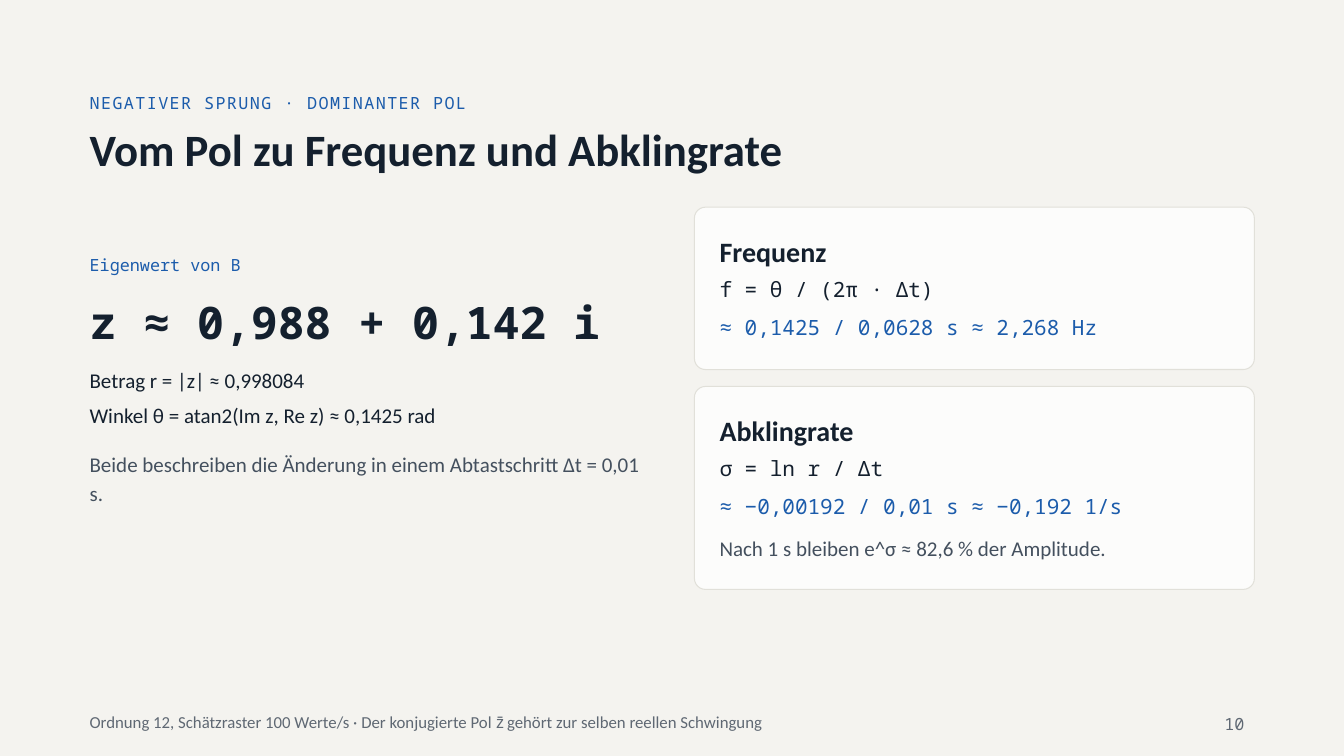
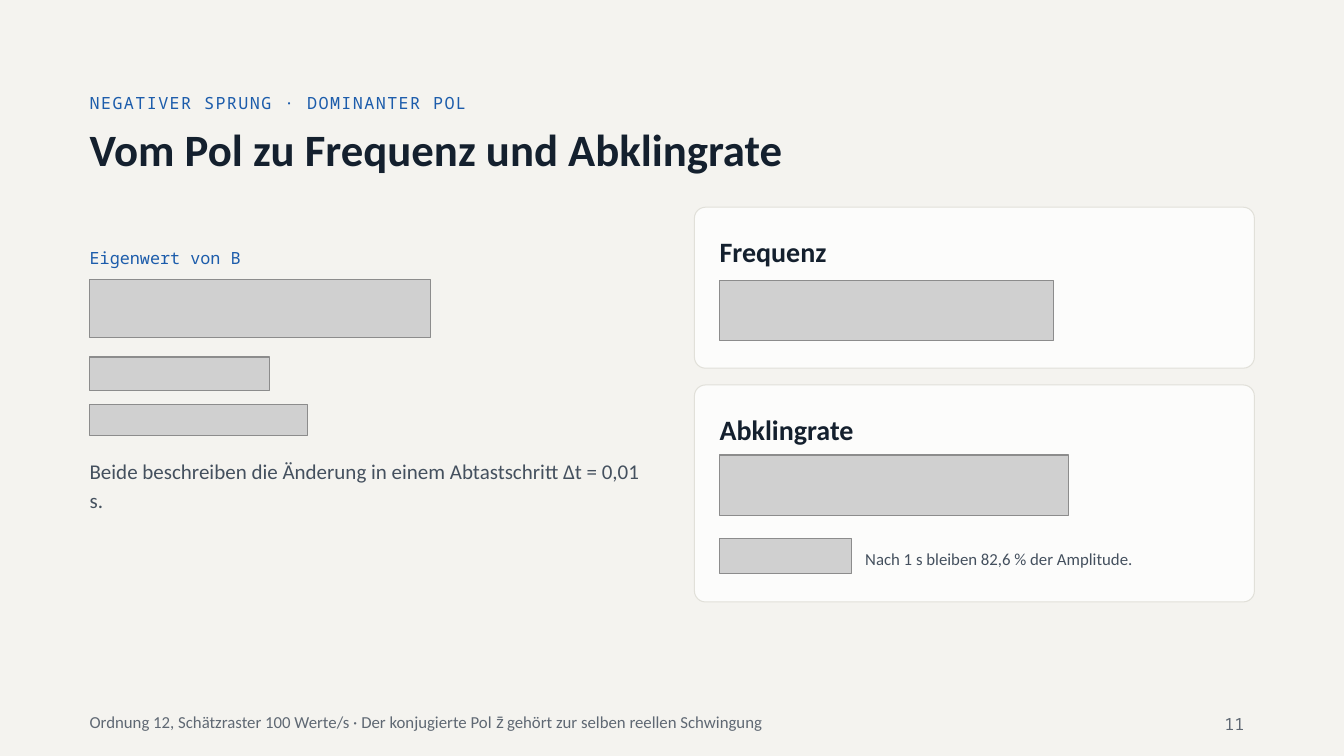
Before and after one commit to relaytoroot/prony_matrix_pencil_filter, a slide deck: slide 11 of docs/praesentation/Ergebnisse_Matrix_Pencil_Arbeitsfassung.pptx (slide 10 before the commit). Drawn at 1344x756 pixels with LibreOffice and Linux fonts; fonts in the diff are those of the drawing; grey boxes stand for pictures. Boxes give left, top, right and bottom in pixels: in the first picture for what was removed or moved away, otherwise in the second. Text is boxed around its words. In the diff, an @@ line names an element or a change of style, - is before the commit and + after.

```diff
--- a/docs/praesentation/Ergebnisse_Matrix_Pencil_Arbeitsfassung.pptx
+++ b/docs/praesentation/Ergebnisse_Matrix_Pencil_Arbeitsfassung.pptx
@@ rounded rectangle at <box>695,208,1255,369</box>: proportions changed @@
@@ text "Eigenwert von B": place and size @@
-text "Eigenwert von B" at <box>90,258,241,275</box>
+text "Eigenwert von B" at <box>90,251,241,268</box>
@@ picture added at <box>90,280,431,338</box> @@
@@ text removed at <box>720,281,934,301</box> @@
-f = θ / (2π · Δt)
@@ picture added at <box>720,280,1054,341</box> @@
@@ text removed at <box>90,304,600,346</box> @@
-z ≈ 0,988 + 0,142 i
@@ text removed at <box>745,319,1097,338</box> @@
-≈ 0,1425 / 0,0628 s ≈ 2,268 Hz
@@ picture added at <box>90,357,269,390</box> @@
@@ text removed at <box>90,373,305,392</box> @@
-Betrag r = |z| ≈ 0,998084
@@ rounded rectangle at <box>695,385,1255,602</box>: proportions changed @@
@@ rounded rectangle: place and size @@
-rounded rectangle at <box>695,386,1255,589</box>
+rounded rectangle at <box>695,385,1255,602</box>
@@ text removed at <box>90,408,436,426</box> @@
-Winkel θ = atan2(Im z, Re z) ≈ 0,1425 rad
@@ picture added at <box>90,404,308,436</box> @@
@@ text "Beide beschreiben die Änderung in ...": place and size @@
-text "Beide beschreiben die Änderung in ..." at <box>90,455,639,501</box>
+text "Beide beschreiben die Änderung in ..." at <box>90,462,639,508</box>
@@ text removed at <box>720,460,883,477</box> @@
-σ = ln r / Δt
@@ picture added at <box>720,455,1069,515</box> @@
@@ text removed at <box>745,498,1123,517</box> @@
-≈ −0,00192 / 0,01 s ≈ −0,192 1/s
@@ picture added at <box>720,539,852,575</box> @@
@@ text at <box>865,553,1132,568</box>: text changed; size 15 to 12 pt @@
-Nach 1 s bleiben e^σ ≈ 82,6 % der Amplitude.
+Nach 1 s bleiben 82,6 % der Amplitude.
@@ page number at <box>1224,718,1244,730</box>: text changed @@
-10
+11
```
Also in this commit, not shown: 7 other slides changed, 2 slides added.
